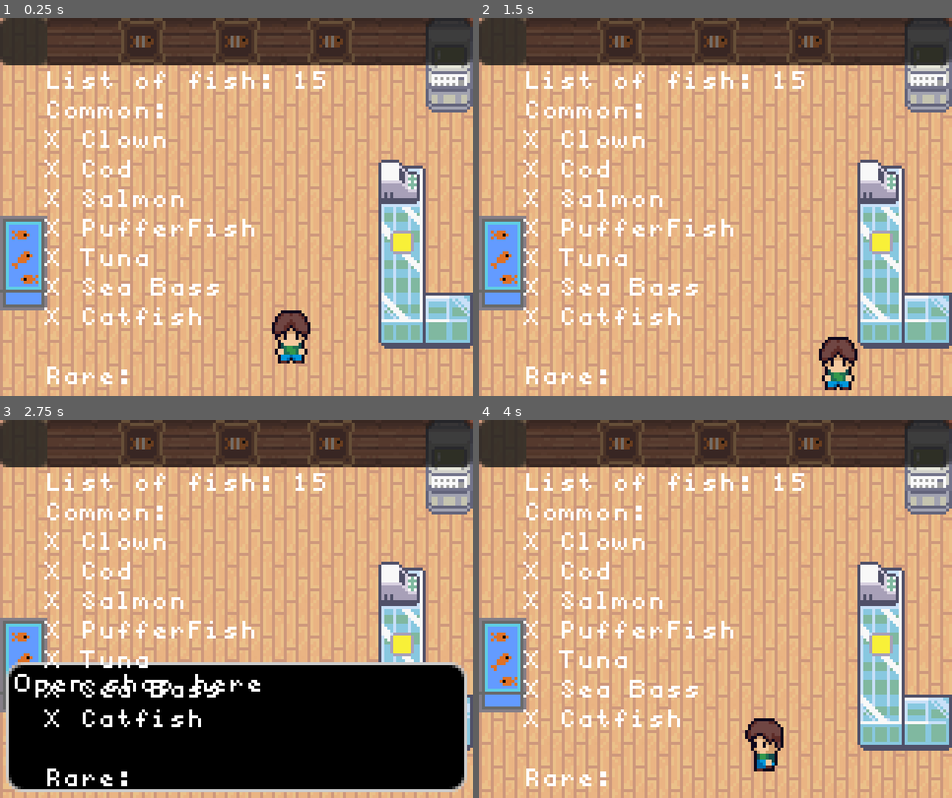
Above: before the commit, frames 1-4 (two rows, left to right).
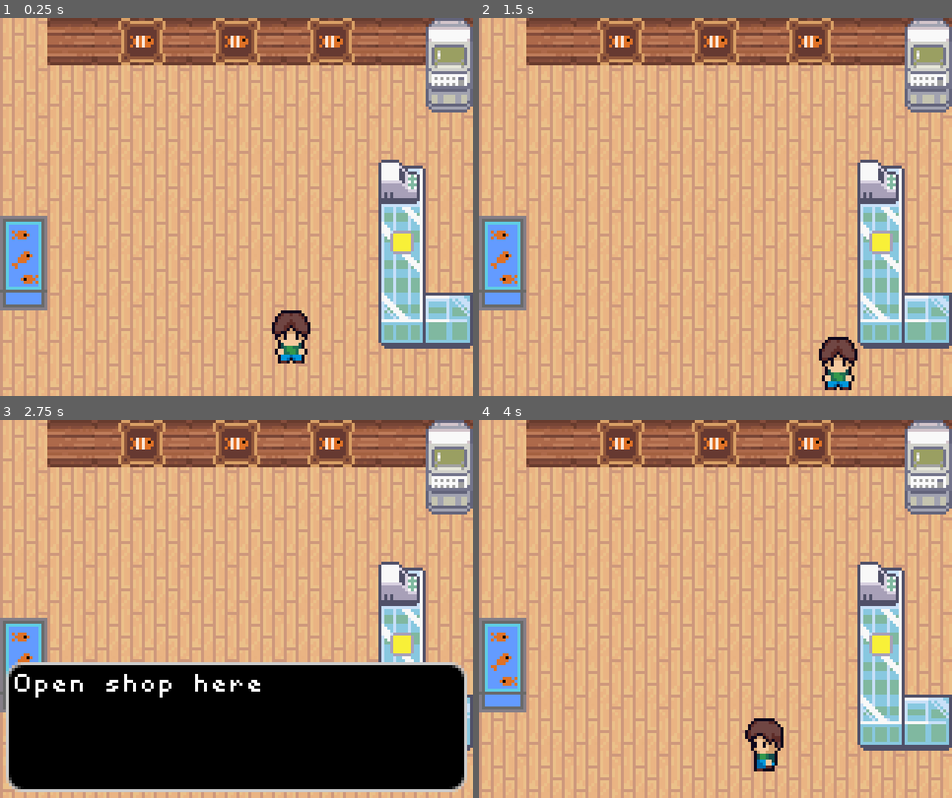
Above: after the commit, the same moments.

Repository: ColinVanderMeer/UntitledFishingGameGodot
Game: Godot game, scene res://shop.tscn
Two runs of this game, one before a commit and one after it. Both use one fixed random seed, a clock stepped at 60 frames per second and the inputs below. The project has no main scene, so this scene is started directly.
Inputs:
- Up to frame 1 (0.25 s): no input
- Up to frame 2 (1.5 s): tap Enter at 0.5 s; hold Right (ui_right) 0.53-1.28 s; tap E (interact) at 0.6, 1.35 s; tap Space at 1.25 s; hold Down (ui_down) from 1.28 s (still down)
- Up to frame 3 (2.75 s): tap Enter at 2 s; release Down (ui_down) at 2.03 s; hold Right (ui_right) from 2.03 s (still down); tap E (interact) at 2.1 s
- Up to frame 4 (4 s): tap Space at 2.75 s; release Right (ui_right) at 2.78 s; hold Up (ui_up) 2.78-3.53 s; tap E (interact) at 2.85, 3.6 s; tap Enter at 3.5 s; hold Left (ui_left) from 3.53 s (still down)

The runs differ from the first frame. In frame 1, 16% of the frame differs, in the area x 0-100%, y 0-97%; in frame 2, 16%; in frame 3, 16%; in frame 4, 16%.

Commit message:
Delete shop greybox

Diff:
--- a/shop.tscn
+++ b/shop.tscn
@@ -1,7 +1,6 @@
-[gd_scene load_steps=22 format=4 uid="uid://dkyi81pt0xq8h"]
+[gd_scene load_steps=21 format=4 uid="uid://dkyi81pt0xq8h"]
 
 [ext_resource type="TileSet" uid="uid://5ec7aqryvhob" path="res://Tileset.tres" id="1_fgaav"]
-[ext_resource type="Theme" uid="uid://cqlcjx0e4f7ox" path="res://new_theme.tres" id="2_6lah5"]
 [ext_resource type="PackedScene" uid="uid://cv2fcay36vca2" path="res://player.tscn" id="3_gmb2m"]
 [ext_resource type="Script" uid="uid://dl5tqwls5bk8p" path="res://scene_change.gd" id="4_8kdgp"]
 [ext_resource type="Texture2D" uid="uid://o4ua42msu3ew" path="res://assets/fishtank.png" id="5_gmb2m"]
@@ -187,54 +186,3 @@
 position = Vector2(98, 107)
 
 [node name="TextBox" parent="." instance=ExtResource("9_xqmyw")]
-
-[node name="Greyboxing" type="Control" parent="."]
-layout_mode = 3
-anchors_preset = 0
-offset_right = 3.0
-offset_bottom = 3.0
-
-[node name="TopWall" type="Panel" parent="Greyboxing"]
-layout_mode = 0
-offset_right = 159.0
-offset_bottom = 16.0
-
-[node name="PC" type="Panel" parent="Greyboxing"]
-layout_mode = 0
-offset_left = 144.0
-offset_right = 160.0
-offset_bottom = 16.0
-
-[node name="Bathroom Door" type="Panel" parent="Greyboxing"]
-layout_mode = 0
-offset_right = 16.0
-offset_bottom = 16.0
-
-[node name="Fish List" type="Label" parent="Greyboxing"]
-layout_mode = 0
-offset_left = 15.0
-offset_top = 17.0
-offset_right = 95.0
-offset_bottom = 40.0
-theme = ExtResource("2_6lah5")
-text = "List of fish: 15
-Common:
-X Clown
-X Cod
-X Salmon
-X PufferFish
-X Tuna
-X Sea Bass
-X Catfish
-
-Rare:
-X Pig fish (bluebell)
-X Singing Fish (hatsune miku)
-X Machine Fish (v1 ultrakill)
-X Drimp (cruelty squad)
-X Shark (Blahaj)
-
-Hack Rare:
-X Orpheus
-X at_fish
-X Magical Frog"
